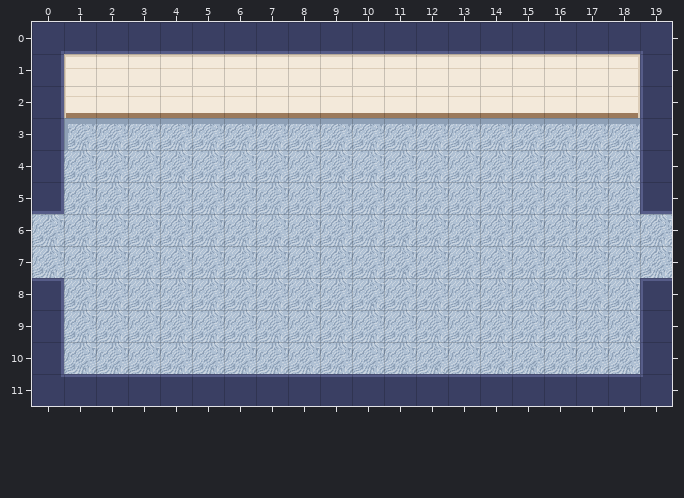
Two versions of a level (Tiled map (JSON), public/assets/maps/brain/tutorial.tmj). Above: the version before the commit.
Cells are 32x32 px. Shown: x 0..19, y 0..11.
New version:
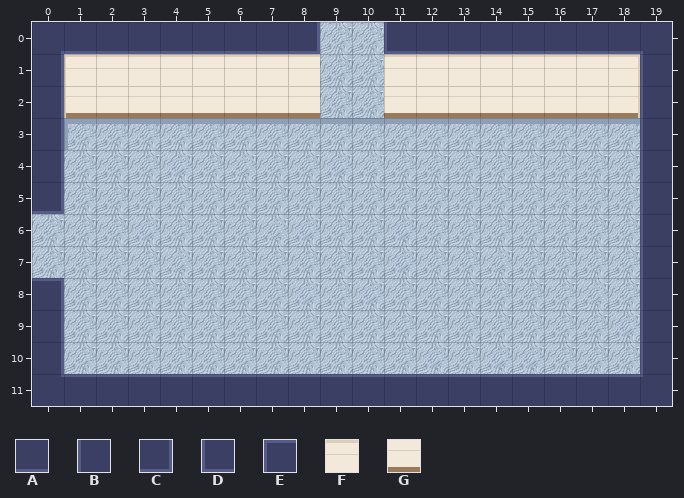
Key: from "tiles-brain-struct": A 8, B 11, C 12, D 13, E 15, F 33, G 37.
_ is an empty cell, . an unchanged one.
From old to new:
--- layer "walls"
@@ x 8..11 @@
- 0 AAAA
- 1 .FF.
- 2 .GG.
+ 0 C__D
+ 1 .__.
+ 2 .__.
@@ x 19..19 @@
- 5 D
- 6 _
- 7 _
- 8 E
+ 5 B
+ 6 B
+ 7 B
+ 8 B
Changed places in both pictures, as pixel boxes (x1, y1, x2, y2):
changed: (317, 22, 387, 118)
changed: (640, 211, 672, 281)
